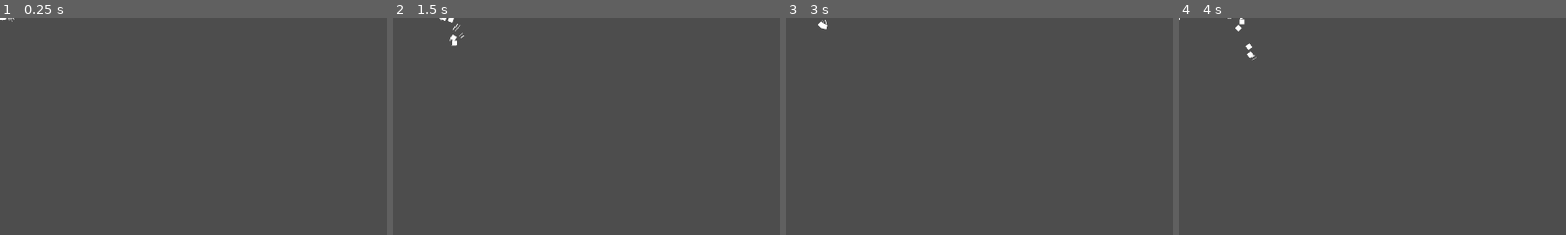
Above: before the commit, frames 1-4 (left to right).
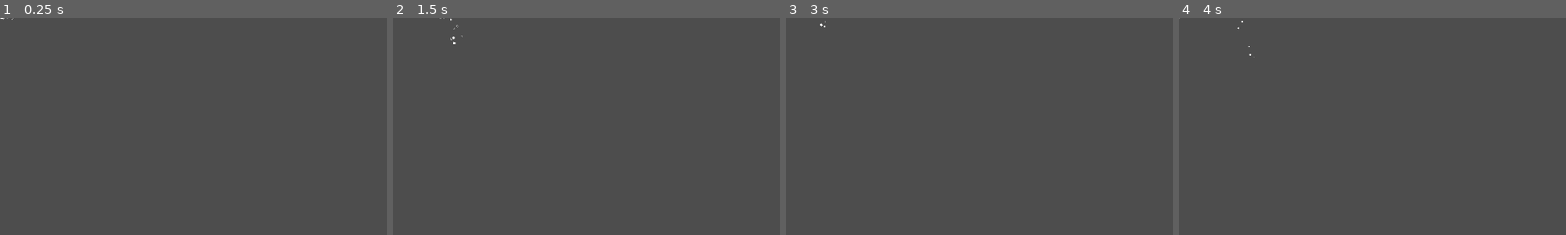
Above: after the commit, the same moments.

Repository: Parker-Vetter/snow-man-brawl
Game: Godot game, scene res://PeggleDrop/Confetti/Reward.tscn
Two runs of this game, one before a commit and one after it. Both use one fixed random seed, a clock stepped at 60 frames per second and the inputs below. This scene is started directly instead of the project's main scene.
Inputs (mouse positions are % of the whole screen's width and height, from its top left):
- Up to frame 1 (0.25 s): no input
- Up to frame 2 (1.5 s): tap Enter at 0.5 s; move the mouse to (72, 45) at 0.52 s; click (72, 45) at 0.67 s; move the mouse to (30, 55) at 1.27 s; click (30, 55) at 1.42 s
- Up to frame 3 (3 s): move the mouse to (60, 28) at 2.02 s; click (60, 28) at 2.17 s; tap Space at 2.75 s; move the mouse to (45, 70) at 2.77 s; click (45, 70) at 2.92 s
- Up to frame 4 (4 s): tap Enter at 3.5 s; move the mouse to (80, 65) at 3.52 s; click (80, 65) at 3.67 s
The pictures show only the part of the screen within x 0-50%, y 0-50%; the shares and areas given below are measured in that part.

The runs differ from the first frame. In frame 1, less than 0.1% of the frame differs, in the area x 0-4%, y 0-2%; in frame 2, 0.2%; in frame 3, less than 0.1%; in frame 4, 0.2%, in the area x 0-21%, y 0-20%.

Commit message:
scaled smaller and at end shrink

Diff:
--- a/PeggleDrop/Confetti/Reward.tscn
+++ b/PeggleDrop/Confetti/Reward.tscn
@@ -15,6 +15,13 @@
 [sub_resource type="CurveTexture" id="CurveTexture_5qogq"]
 curve = SubResource("Curve_3mo0e")
 
+[sub_resource type="Curve" id="Curve_5qogq"]
+_data = [Vector2(0, 1), 0.0, 0.0, 0, 0, Vector2(0.76344085, 0.9910515), 0.0, 0.0, 0, 0, Vector2(1, 0.48993295), 0.0, 0.0, 0, 0]
+point_count = 3
+
+[sub_resource type="CurveTexture" id="CurveTexture_kuvm3"]
+curve = SubResource("Curve_5qogq")
+
 [sub_resource type="ParticleProcessMaterial" id="ParticleProcessMaterial_kuvm3"]
 particle_flag_disable_z = true
 direction = Vector3(1, -1, 0)
@@ -28,6 +35,9 @@
 damping_min = 74.0
 damping_max = 78.0
 damping_curve = SubResource("CurveTexture_5qogq")
+scale_min = 0.25
+scale_max = 0.55
+scale_curve = SubResource("CurveTexture_kuvm3")
 anim_speed_min = 1.5
 anim_speed_max = 6.0
 anim_offset_max = 1.0
